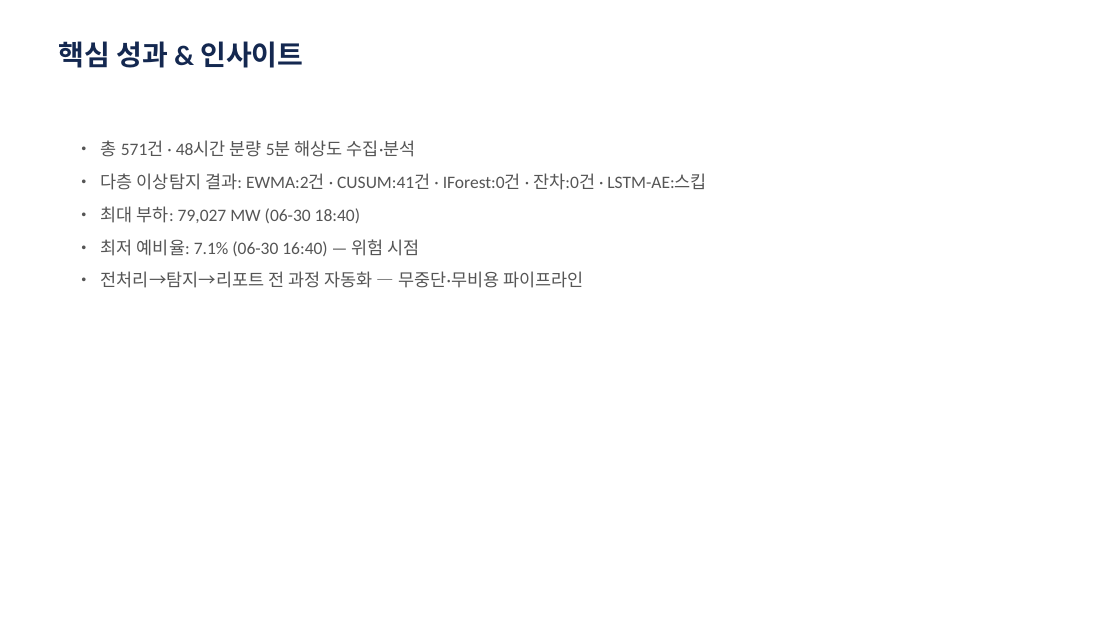
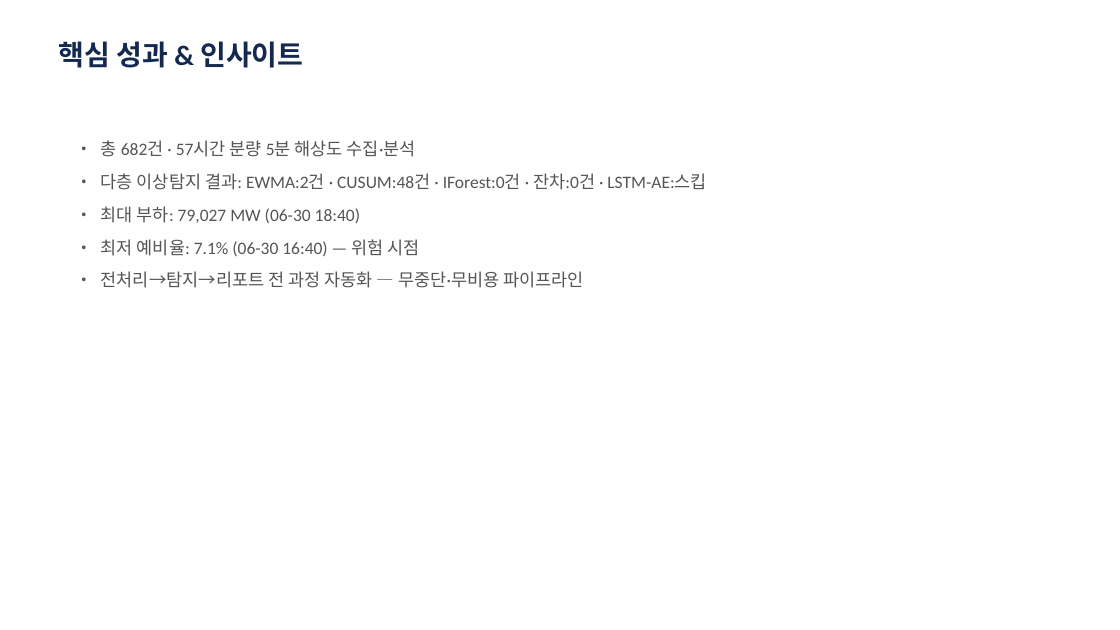
Before and after one commit to robinho0329/power-grid-anomaly-monitor, a slide deck: slide 8 of reports/portfolio/2026-07-01.pptx. Drawn at 1120x630 pixels with LibreOffice and Linux fonts; fonts in the diff are those of the drawing. Boxes give left, top, right and bottom in pixels: in the first picture for what was removed or moved away, otherwise in the second. Text is boxed around its words. In the diff, an @@ line names an element or a change of style, - is before the commit and + after.

```diff
--- a/reports/portfolio/2026-07-01.pptx
+++ b/reports/portfolio/2026-07-01.pptx
@@ text at (101, 140, 707, 190): text changed @@
-• 총 571건 · 48시간 분량 5분 해상도 수집·분석
-• 다층 이상탐지 결과: EWMA:2건 · CUSUM:41건 · IForest:0건 · 잔차:0건 · LSTM-AE:스킵
+• 총 682건 · 57시간 분량 5분 해상도 수집·분석
+• 다층 이상탐지 결과: EWMA:2건 · CUSUM:48건 · IForest:0건 · 잔차:0건 · LSTM-AE:스킵
```
Also in this commit, not shown: 1 other slide changed, 1 other file.
